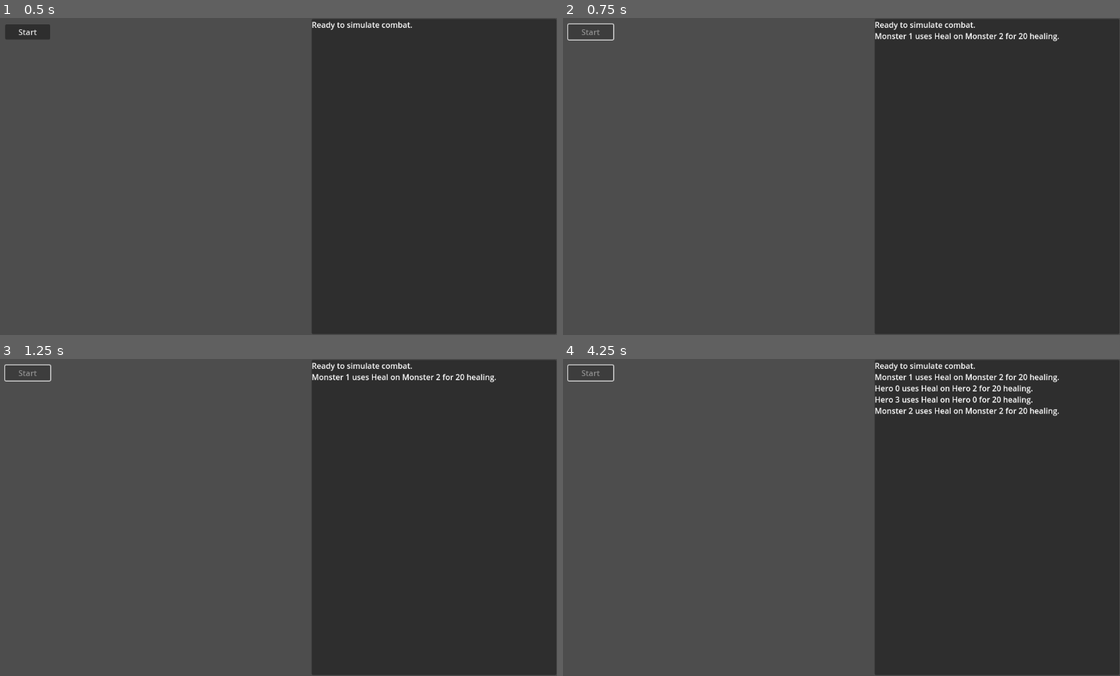
Above: before the commit, frames 1-4 (two rows, left to right).
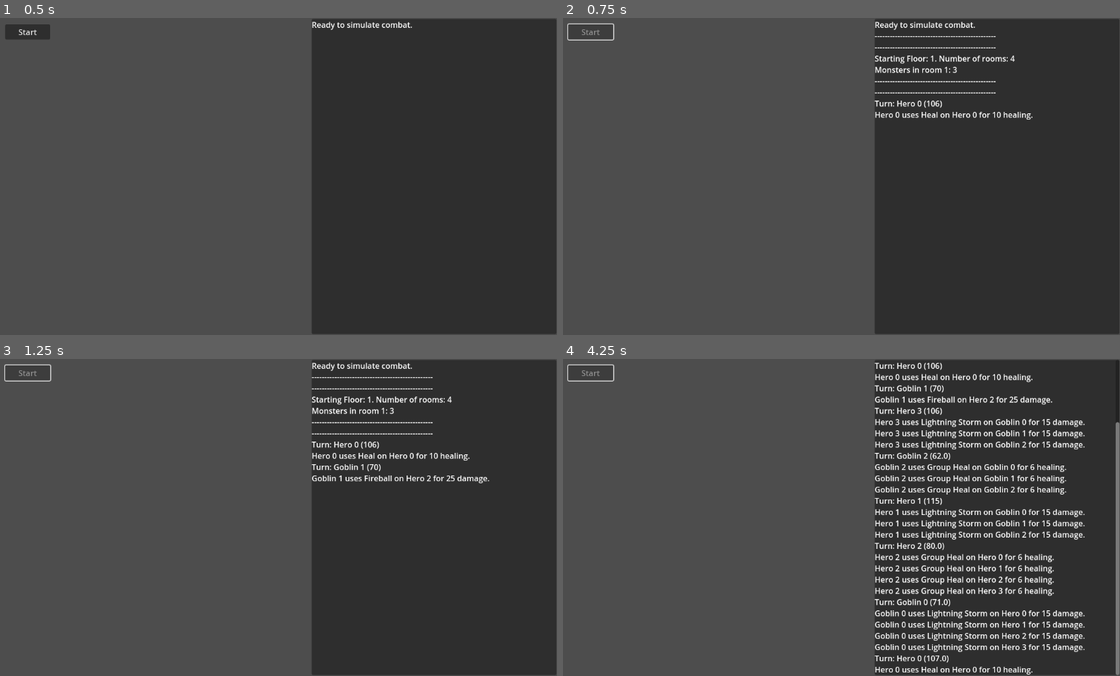
Above: after the commit, the same moments.

Repository: TheFait/theherosim
Game: Godot game, scene res://scenes/Game.tscn
Two runs of this game, one before a commit and one after it. Both use one fixed random seed, a clock stepped at 60 frames per second and the inputs below.
Inputs:
- Up to frame 1 (0.5 s): no input
- Up to frame 2 (0.75 s): click "Start" at 0.5 s
- Up to frame 3 (1.25 s): no input
- Up to frame 4 (4.25 s): tap Enter at 2 s; tap Space at 3.5 s

Frame 1 is identical in both runs. In frame 2, 1.4% of the frame differs, in the area x 55-90%, y 4-33%; in frame 3, 1.8%; in frame 4, 9.2%, in the area x 55-100%, y 1-100%.

Commit message:
Added basic floor/room functionality. After winning battle heroes move to next room, if all rooms cleared move to next floor

Diff:
--- a/data/abilities.json
+++ b/data/abilities.json
@@ -6,7 +6,7 @@
   },
   {
 	"name": "Heal",
-	"damage": -20,
+	"damage": -10,
 	"target": "ally_single"
   },
   {
@@ -16,7 +16,7 @@
   },
   {
 	"name": "Group Heal",
-	"damage": -10,
+	"damage": -6,
 	"target": "ally_all"
   }
 ]
--- /dev/null
+++ b/floor.gd
@@ -0,0 +1,27 @@
+class_name Floor
+
+var num_rooms = 0
+var monster_type = ""
+var current_room = 1
+var all_rooms = []
+
+func _init(rooms:int, type:String):
+	num_rooms = rooms
+	monster_type = type
+	current_room = 0
+
+	for i in num_rooms:
+		var room = Room.new(randi()%3+2)
+		all_rooms.append(room)
+
+func hasNextRoom() -> bool:
+	if current_room < num_rooms:
+		return true
+	else:
+		return false
+
+func getNextRoom() -> int:
+	return all_rooms[current_room].num_monsters
+
+func clearRoom():
+	current_room += 1
--- a/main.gd
+++ b/main.gd
@@ -6,6 +6,9 @@
 var monsters = []
 var all_combatants = []
 var abilities = []
+var roundsWon = 0
+var floorsCleared = 0
+var currentFloor = ""
 
 @onready var log_box = $LogBoxPanel/LogBox
 @onready var start_button = $StartButton
@@ -17,6 +20,7 @@
 func on_start_pressed():
 	start_button.disabled = true
 	abilities = load_json_file(ABILITY_PATH)
+	generate_new_floor()
 	generate_combatants()
 	sort_by_agility()
 	await simulate_battle()
@@ -58,18 +62,39 @@
 	for i in 4:
 		var hero = Combatant.new()
 		hero.combatant_name = "Hero %d" % i
-		hero.stats = random_stats()
+		hero.stats = random_hero_stats()
 		hero.abilities = pick_random_abilities()
 		heroes.append(hero)
 
-	for i in 3:
+	for i in currentFloor.getNextRoom():
 		var monster = Combatant.new()
-		monster.combatant_name = "Monster %d" % i
+		monster.combatant_name = "{name} {num}".format({"name": currentFloor.monster_type, "num": i})
 		monster.stats = random_stats()
 		monster.abilities = pick_random_abilities()
 		monsters.append(monster)
 
 	all_combatants = heroes + monsters
+
+func generate_monsters():
+	monsters.clear()
+	for i in 3:
+		var monster = Combatant.new()
+		monster.combatant_name = "{name} {num}".format({"name": currentFloor.monster_type, "num": i})
+		monster.stats = random_stats()
+		monster.abilities = pick_random_abilities()
+		monsters.append(monster)
+
+	all_combatants.clear()
+	all_combatants = heroes + monsters
+
+func generate_new_floor():
+	currentFloor = Floor.new(randi()%9+2, "Goblin")
+	log_event("------------------------------------------------")
+	log_event("------------------------------------------------")
+	log_event("Starting Floor: " + str(floorsCleared+1) + ". Number of rooms: " + str(currentFloor.num_rooms))
+	log_event("Monsters in room 1: " + str(currentFloor.getNextRoom()))
+	log_event("------------------------------------------------")
+	log_event("------------------------------------------------")
 
 func random_stats():
 	return {
@@ -80,9 +105,18 @@
 		"Willpower": randi_range(5, 10)
 	}
 
+func random_hero_stats():
+	return {
+		"Health": randi_range(100, 120),
+		"Power": randi_range(10, 20),
+		"Agility": randi_range(5, 15),
+		"Resilience": randi_range(5, 10),
+		"Willpower": randi_range(5, 10)
+	}
+
 func pick_random_abilities():
 	var chosen = []
-	for i in 2:
+	for i in 3:
 		chosen.append(abilities[randi() % abilities.size()])
 	return chosen
 
@@ -139,9 +173,23 @@
 
 func print_winner():
 	if heroes.all(func(c): return c.is_dead):
-		log_event("Monsters win!")
+		log_event("Monsters win! Rounds won: " + str(roundsWon) + ". Floors cleared: " + str(floorsCleared) )
 	elif monsters.all(func(c): return c.is_dead):
-		log_event("Heroes win!")
+		log_event("------------------------------------------------")
+		currentFloor.clearRoom()
+		if currentFloor.hasNextRoom():
+			log_event("Heroes win! Moving to next Room. Room " + str(currentFloor.current_room+1))
+			log_event("Monsters in room: " + str(currentFloor.getNextRoom()))
+			roundsWon += 1
+		else:
+			roundsWon += 1
+			floorsCleared += 1
+			log_event("Heroes win! All rooms cleared, moving to Floor " + str(floorsCleared+1))
+			generate_new_floor()
+		log_event("------------------------------------------------")
+
+		generate_monsters()
+		simulate_battle()
 
 func get_next_alive_index(from_index):
 	var alive = get_alive_combatants()
@@ -150,6 +198,8 @@
 func simulate_turn(combatant):
 	if combatant.is_dead:
 		return
+	else:
+		log_event("Turn: " + combatant.combatant_name + " (" + str(combatant.stats["Health"]) + ")")
 	var ability = combatant.choose_ability()
 	var targets = choose_target(combatant, ability)
 	if targets.size() > 0:
@@ -158,7 +208,7 @@
 func simulate_round():
 	for combatant in get_alive_combatants():
 		simulate_turn(combatant)
-		await get_tree().create_timer(1.0).timeout
+		await get_tree().create_timer(0.5).timeout
 
 func simulate_battle():
 	while not is_battle_over():
--- /dev/null
+++ b/room.gd
@@ -0,0 +1,6 @@
+class_name Room
+
+var num_monsters = 0
+
+func _init(num_monsters:int):
+	self.num_monsters = num_monsters
Not shown, added: floor.gd.uid
Not shown, added: room.gd.uid
